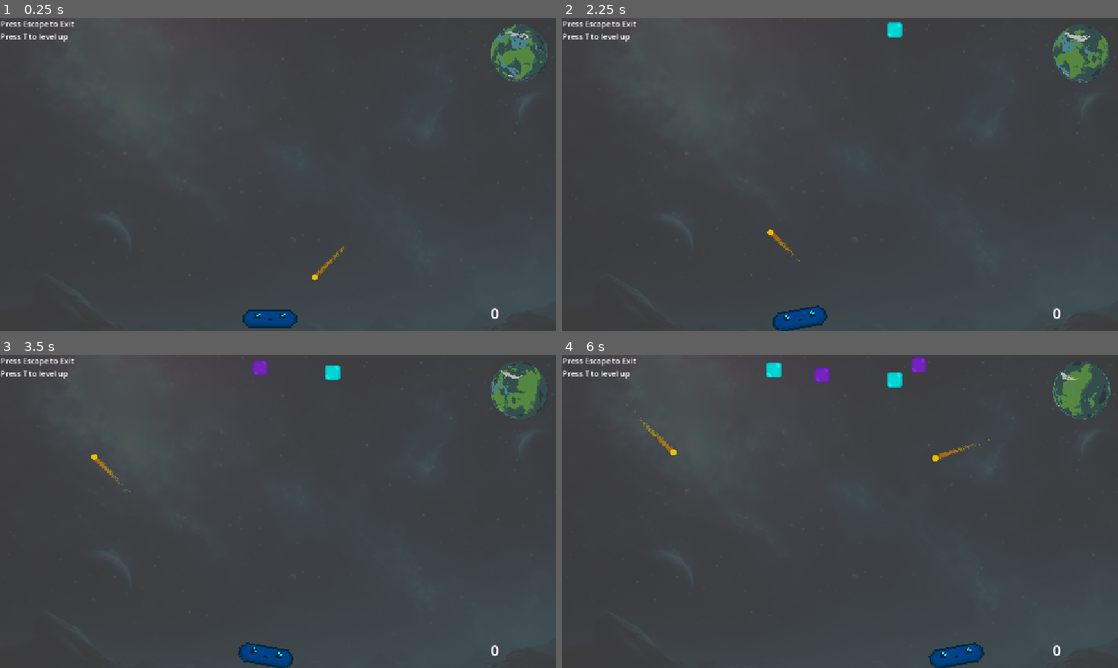
Above: before the commit, frames 1-4 (two rows, left to right).
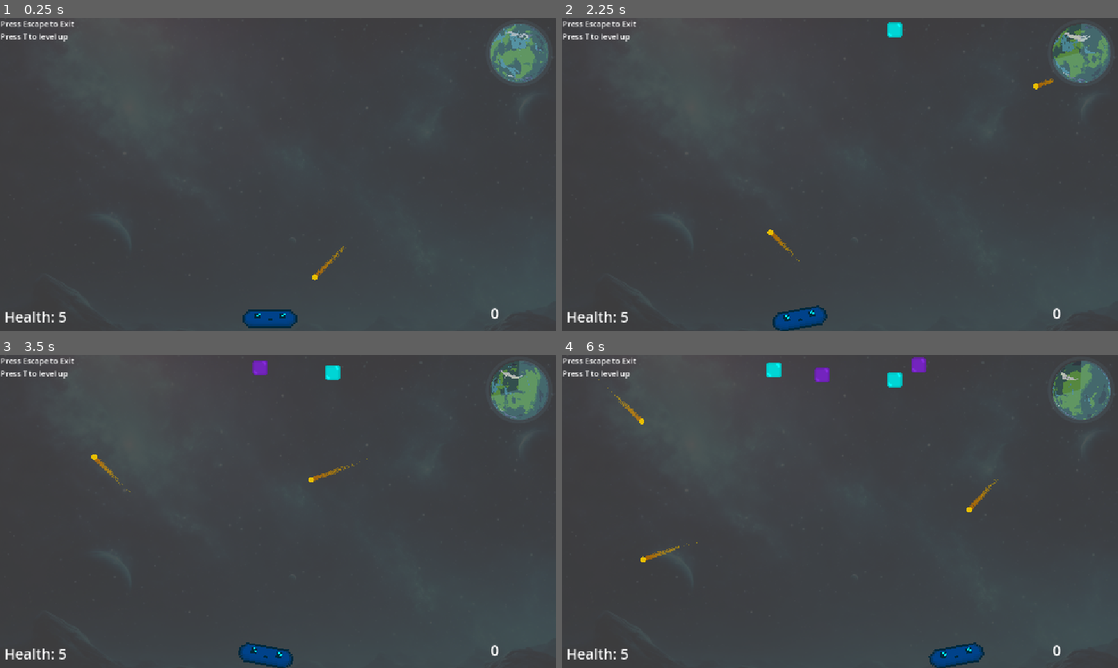
Above: after the commit, the same moments.

Repository: marcibaumel/HEJ_Brick
Game: Godot game, scene res://scenes/levels/customLevel.tscn
The game is run twice, just before and just after one commit, with the same random seed, the same clock (stepped at 60 frames per second) and the same inputs.
Inputs (mouse positions are in pixels of both pictures, inside the frame that each line leads up to):
- Up to frame 1 (0.25 s): no input
- Up to frame 2 (2.25 s): tap T (destroy_children) at 0.5, 2 s; hold Right (ui_right) 0.53-1.25 s; hold T (destroy_children) 0.53-1.25 s; click (695, 174) at 1.25 s, where only the run after the commit has a clickable "MAX HEALTH+"; hold Left (ui_left) from 2.03 s (still down); tap 1 at 2.1 s
- Up to frame 3 (3.5 s): tap T (destroy_children) at 2.75 s; release Left (ui_left) at 2.78 s; hold Right (ui_right) from 2.78 s (still down); tap 2 at 2.85 s
- Up to frame 4 (6 s): tap T (destroy_children) at 3.5, 4.25, 5.75 s; tap 3 at 3.6 s; release Right (ui_right) at 4.28 s; hold Left (ui_left) 4.28-5 s; hold T (destroy_children) 4.28-5 s; click "BALL+" at 5 s; hold Left (ui_left) from 5.78 s (still down); tap 1 at 5.85 s

The runs differ from the first frame. In frame 1, 1.6% of the frame differs, in the area x 1-99%, y 1-98%; in frame 2, 1.3%; in frame 3, 1.4%; in frame 4, 1.8%.

Commit message:
Health functions (#14)
* planet and exp/hp ui almost done

* add new ability

* fix health pick up

Diff:
--- a/brickyMartin/abilities.json
+++ b/brickyMartin/abilities.json
@@ -15,8 +15,13 @@
     "method": "grow_all_paddles_exp_detection"
   },
   {
-  "id": "speed_up",
-  "display_text": "SPEED+",
-  "method": "increase_all_balls_speed"
-}
+    "id": "speed_up",
+    "display_text": "SPEED+",
+    "method": "increase_all_balls_speed"
+  },
+  {
+    "id": "increase_max_health",
+    "display_text": "MAX HEALTH+",
+    "method": "increase_max_health"
+  }
 ]
--- a/brickyMartin/scenes/game_manager.tscn
+++ b/brickyMartin/scenes/game_manager.tscn
@@ -17,7 +17,6 @@
 horizontal_alignment = 1
 
 [node name="Level" type="Label" parent="CanvasLayer"]
-visible = false
 offset_left = 8.0
 offset_top = 596.0
 offset_right = 117.0
--- a/brickyMartin/scenes/levels/customLevel.tscn
+++ b/brickyMartin/scenes/levels/customLevel.tscn
@@ -1,9 +1,10 @@
-[gd_scene load_steps=62 format=3 uid="uid://brrnf4u6yo74o"]
+[gd_scene load_steps=63 format=3 uid="uid://brrnf4u6yo74o"]
 
 [ext_resource type="Script" uid="uid://bch8v47hkqixf" path="res://scripts/custom_level.gd" id="1_rkrwd"]
 [ext_resource type="PackedScene" uid="uid://cxw0uns6qia0x" path="res://scenes/paddle.tscn" id="2_8uqsj"]
 [ext_resource type="Texture2D" uid="uid://cybej27n7y0hf" path="res://assets/467741044.png" id="2_p4hxj"]
 [ext_resource type="PackedScene" uid="uid://bw7f4trj5r3g1" path="res://scenes/ball.tscn" id="3_p4hxj"]
+[ext_resource type="Script" uid="uid://b3ch6ae7ls51u" path="res://scripts/planet.gd" id="4_axj5f"]
 [ext_resource type="Texture2D" uid="uid://dif6ulpo5dtwc" path="res://assets/background.png" id="4_rkrwd"]
 [ext_resource type="Script" uid="uid://bu3e5ea3htlsd" path="res://scripts/level_manager.gd" id="5_p4hxj"]
 [ext_resource type="PackedScene" uid="uid://csshqhix1rbkj" path="res://scenes/update_scene.tscn" id="7_rkrwd"]
@@ -399,6 +400,7 @@
 animation = &"idle"
 autoplay = "idle"
 frame_progress = 0.612367
+script = ExtResource("4_axj5f")
 
 [node name="Paddle" parent="." instance=ExtResource("2_8uqsj")]
 position = Vector2(542, 924)
--- a/brickyMartin/scripts/brick.gd
+++ b/brickyMartin/scripts/brick.gd
@@ -37,14 +37,18 @@
 	queue_free()
 
 func spawn_exp() -> void:
-	if exp_scene == null:
-		return
+	if exp_scene == null: return
 
-	var exp := exp_scene.instantiate()
-	get_parent().add_child(exp)
+	var drop := exp_scene.instantiate()
+	get_parent().add_child(drop)
+	drop.global_position = global_position
 
-	# Place it where the brick was
-	exp.global_position = global_position
+    # CHANGED: randf() < 0.2 means a 20% chance for heal.
+    # If you leave it at 1.0, it will ALWAYS be a heal.
+	if randf() < 0.5:
+		drop.init_item("heal", Color.CHARTREUSE)
+	else:
+		drop.init_item("xp", Color.SKY_BLUE)
 
 
 func _on_paddle_detect_body_entered(body: Node2D) -> void:
--- a/brickyMartin/scripts/custom_level.gd
+++ b/brickyMartin/scripts/custom_level.gd
@@ -119,8 +119,11 @@
 
 func _on_deadzone_body_entered(body: Node2D) -> void:
 	if body.is_in_group("Ball"):
+		GameManager.reduceHealth(1)
 		body.queue_free()
-		call_deferred("_check_balls_left")
+		add_ball()
+		# if(GameManager.health != 0):
+		# 	call_deferred("_check_balls_left")
 
 
 func gameOver() -> void:
@@ -151,6 +154,9 @@
 				ball.velocity = ball.velocity.normalized() * ball.speed
 
 
+func increase_max_health(amount: int = 2) -> void:
+	GameManager.increaseMaxHealth(amount)
+
 func increase_all_balls_size(multiplier: float = 1.1) -> void:
 	ballIncrease *= multiplier
 	for ball in get_tree().get_nodes_in_group("Ball"):
@@ -160,15 +166,6 @@
 			_increase_single_ball_size(ball, multiplier)
 
 func _increase_single_ball_size(ball: CharacterBody2D, multiplier: float) -> void:
-	# Scale sprite
-	# var sprite := ball.get_node_or_null("Sprite2D")
-	# if sprite:
-	# 	sprite.scale *= multiplier
-	# # Scale collision shape properly
-	# var collision := ball.get_node_or_null("CollisionShape2D")
-	# if collision and collision.shape is CircleShape2D:
-	# 	var shape := collision.shape as CircleShape2D
-	# 	shape.radius *= multiplier
 	ball.scale *= multiplier
 
 func grow_all_paddles_exp_detection(multiplier: float = 1.05) -> void:
--- a/brickyMartin/scripts/exp.gd
+++ b/brickyMartin/scripts/exp.gd
@@ -1,48 +1,30 @@
 extends RigidBody2D
 
+var type = "xp" # Default to XP
+
 func _ready():
+	# Cleanly connect the screen notifier
 	$VisibleOnScreenNotifier2D.screen_exited.connect(_on_screen_exited)
-	_apply_level_based_color()
 
-func _apply_level_based_color() -> void:
-	# Find the GameManager node
-	var game_manager = get_tree().root.get_child(0).get_node_or_null("GameManager")
-	if game_manager == null:
-		return
+	# Make sure "Contact Monitor" is ON and "Max Contacts Reported" is at least 1
+	# in the Inspector for the body_entered signal to work!
+	body_entered.connect(_on_body_entered)
 
-	var current_level = game_manager.level
-	var colors = []
+# This is called by the Brick script right after spawning
+func init_item(new_type: String, new_color: Color):
+	type = new_type
+	$Sprite2D.modulate = new_color
 
-	# Base color (level 1-4)
-	colors.append(Color(0.236926, 0.658457, 0.827326, 1))  # Blue
+func _on_body_entered(body: Node2D) -> void:
+	if body.is_in_group("Paddle"):
+		if type == "heal":
+			GameManager.heal(2)
+		else:
+			# We just send '1'. Your GameManager already
+			# handles the Level scaling math inside addExp()
+			GameManager.addExp(1)
 
-	# Level 5-9
-	if current_level >= 5:
-		colors.append(Color(0.8, 0.3, 0.9, 1))  # Purple
-
-	# Level 10-14
-	if current_level >= 10:
-		colors.append(Color(1.0, 0.84, 0.0, 1))  # Gold
-
-	# Level 15+
-	if current_level >= 15:
-		colors.append(Color(1.0, 0.2, 0.2, 1))  # Red
-
-	if colors.size() > 0:
-		var random_color = colors[randi() % colors.size()]
-		$Sprite2D.modulate = random_color
-
-func _exit_tree() -> void:
-	print("Exp exited the scene tree")
-	# Award experience points when orb is collected/removed
-	var game_manager = get_tree().root.get_child(0).get_node_or_null("GameManager")
-	if game_manager != null:
-		var base_points = 1
-		# Scale points based on current level (10% increase per level)
-		var scaled_points = base_points
-		if game_manager.level > 1:
-			scaled_points = int(base_points * (1.0 + (game_manager.level - 1) * 0.1))
-		game_manager.addExp(scaled_points)
+		queue_free()
 
 func _on_screen_exited() -> void:
 	queue_free()
--- a/brickyMartin/scripts/game_manager.gd
+++ b/brickyMartin/scripts/game_manager.gd
@@ -3,6 +3,8 @@
 var score = 0
 var level = 1
 var _exp_points = 0
+var maxHealth = 5
+var health = 5
 
 func _process(delta: float) -> void:
 	var current_scene = get_tree().current_scene
@@ -13,12 +15,13 @@
 	else:
 		$CanvasLayer.visible = true
 		$CanvasLayer/Score.text = str(score)
-		$CanvasLayer/Level.text = "Level: " + str(level)
+		$CanvasLayer/Level.text = "Health: " + str(health)
 
 	if DevMode.is_dev_mode:
 		$CanvasLayer/Mode.text = "DEV MODE"
 	else:
 		$CanvasLayer/Mode.text = "NORMAL MODE"
+
 
 func addExp(points: int) -> void:
 	# Scale points based on level (increase by 10% per level)
@@ -40,3 +43,24 @@
 	level += 1
 	print("Level up! New level:", level)
 	$UpdateScene.show_update_scene()
+
+func increaseMaxHealth(amount: int) -> void:
+	maxHealth += amount
+
+func reduceHealth(amount: int) -> void:
+	var currentHealth = health - amount
+	if(currentHealth <= 0):
+		#TODO: Add proper game over window
+		score = 0
+		level = 1
+		health = maxHealth
+		get_tree().reload_current_scene()
+	else:
+		health = currentHealth
+
+func heal(amount: int) -> void:
+	var currentHealth = health + amount
+	if(currentHealth > maxHealth):
+		health = maxHealth
+	else:
+		health = currentHealth
--- a/brickyMartin/scripts/paddle.gd
+++ b/brickyMartin/scripts/paddle.gd
@@ -56,9 +56,21 @@
 	animatedSprite.play("idle")
 
 
-func _on_exp_detaction_body_entered(body:Node2D) -> void:
-	print("Paddle touched:", body.name, " groups:", body.get_groups())
+func _on_exp_detaction_body_entered(body: Node2D) -> void:
 	if body.is_in_group("Exp"):
-		print("Paddle collected exp!")
-		GameManager.addExp(10)
-	body.queue_free()
+        # Access the 'type' variable directly from the orb's script
+		var item_type = body.get("type")
+
+		if item_type == "heal":
+			print("Paddle collected a HEAL!")
+			#TODO: Refactor this
+			GameManager.heal(1)
+		else:
+			print("Paddle collected XP!")
+			GameManager.addExp(10) # Your custom XP amount
+
+		# Visual feedback
+		animatedSprite.play("hit")
+
+		# Remove the orb so it doesn't stay on screen
+		body.queue_free()
--- /dev/null
+++ b/brickyMartin/scripts/planet.gd
@@ -0,0 +1,45 @@
+extends AnimatedSprite2D
+
+@export var radius := 55.0
+@export var thickness := 4.0
+
+func _draw():
+	# --- 1. XP CALCULATION (The Outer Ring) ---
+	var max_xp = GameManager.level * 10
+	var xp_ratio = float(GameManager._exp_points) / float(max_xp)
+	xp_ratio = clamp(xp_ratio, 0.0, 1.0)
+
+	# Draw a faint "background" track for the XP so it's not invisible when empty
+	draw_arc(Vector2.ZERO, radius, 0, TAU, 64, Color(Color.SKY_BLUE, 0.1), thickness, true)
+
+	# Draw the actual XP progress
+	draw_arc(
+		Vector2.ZERO,
+		radius,
+		-PI / 2, # Start at the top
+		(-PI / 2) + (TAU * xp_ratio),
+		64,
+		Color.SKY_BLUE,
+		thickness,
+		true
+	)
+
+	# --- 2. HEALTH CALCULATION (The Inner Fill) ---
+	var health_ratio = float(GameManager.health) / float(GameManager.maxHealth)
+	health_ratio = clamp(health_ratio, 0.0, 1.0)
+
+	var fill_color = Color(Color.SKY_BLUE, 0.3) # More transparent fill
+
+	draw_arc(
+		Vector2.ZERO,
+		(radius - thickness) / 2,
+		-PI / 2,
+		(-PI / 2) + (TAU * health_ratio),
+		64,
+		fill_color,
+		radius - thickness, # Fills the inside
+		true
+	)
+
+func _process(_delta: float) -> void:
+	queue_redraw()
Not shown, added: brickyMartin/scripts/planet.gd.uid
